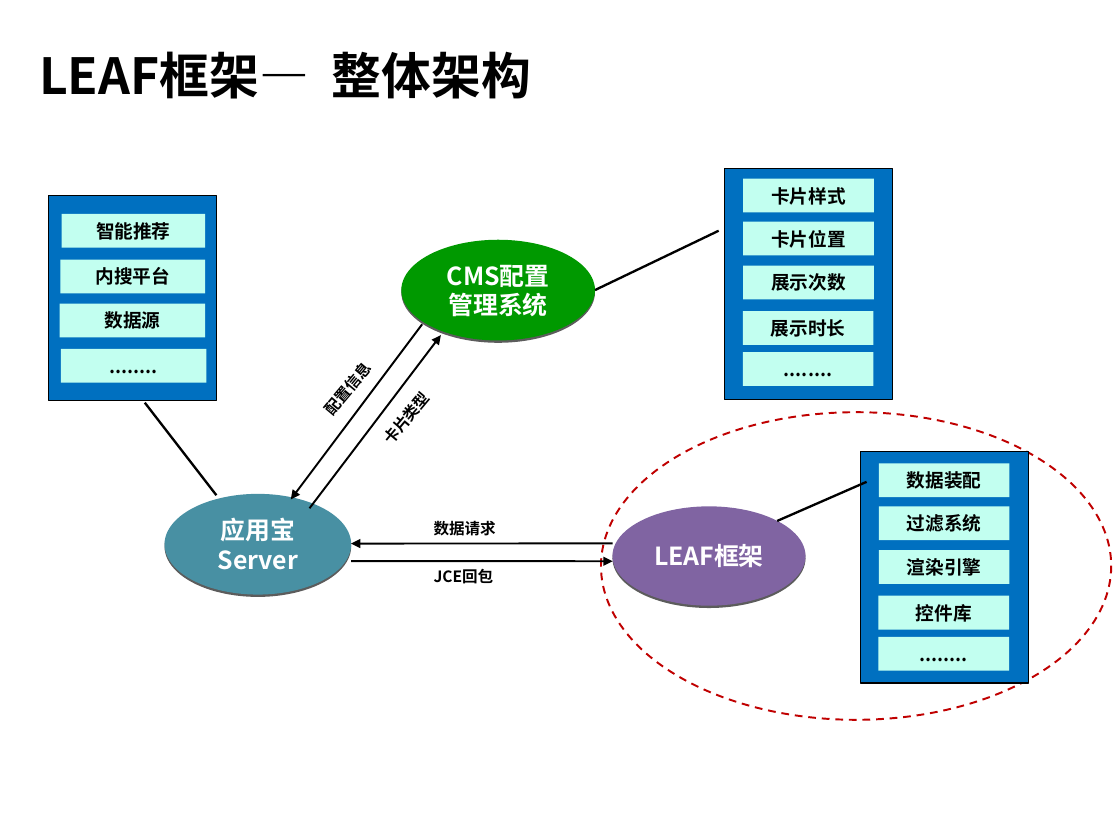
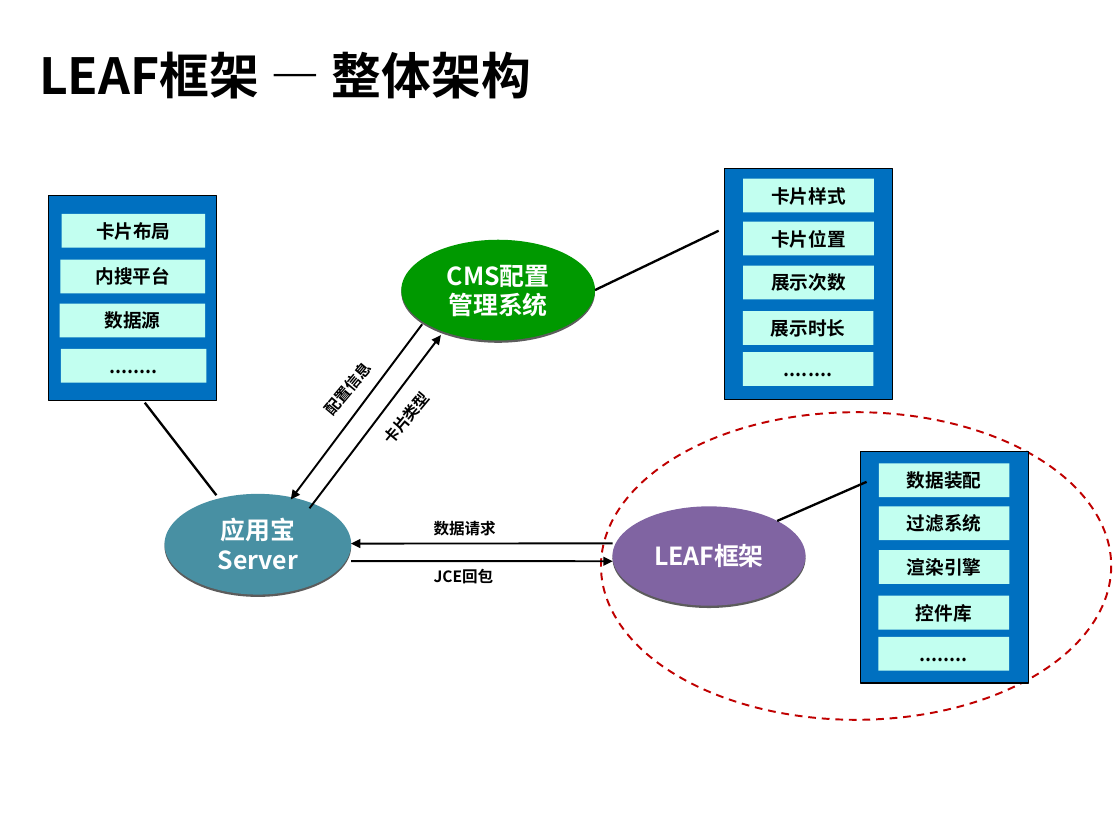
Before and after one commit to hamlingong/data, a slide deck: slide 7 of promote/深圳合肥大连组_hamlingong(龚海龙).ppt. Drawn at 1120x840 pixels with LibreOffice and Linux fonts; fonts in the diff are those of the drawing; background and template pictures are left out. Boxes give left, top, right and bottom in pixels: in the first picture for what was removed or moved away, otherwise in the second. Text is boxed around its words. In the diff, an @@ line names an element or a change of style, - is before the commit and + after.

```diff
--- a/promote/深圳合肥大连组_hamlingong(龚海龙).ppt
+++ b/promote/深圳合肥大连组_hamlingong(龚海龙).ppt
@@ title at (39, 51, 531, 99): spaces changed @@
-LEAF框架— 整体架构
+LEAF框架 — 整体架构
@@ text in rectangle at (96, 222, 171, 240): text changed @@
-智能推荐
+卡片布局
```
Also in this commit, not shown: 15 other slides changed, 1 other file.
